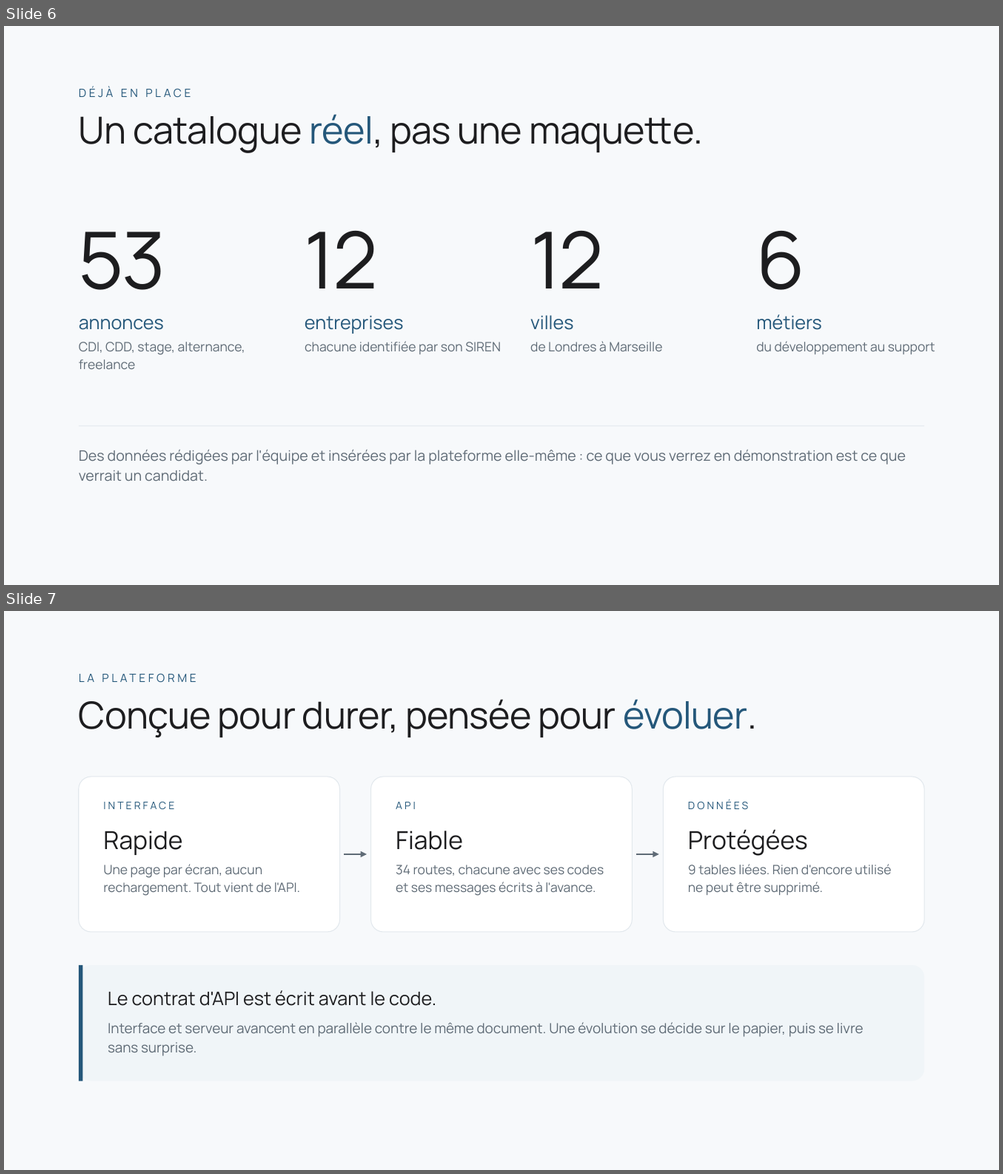
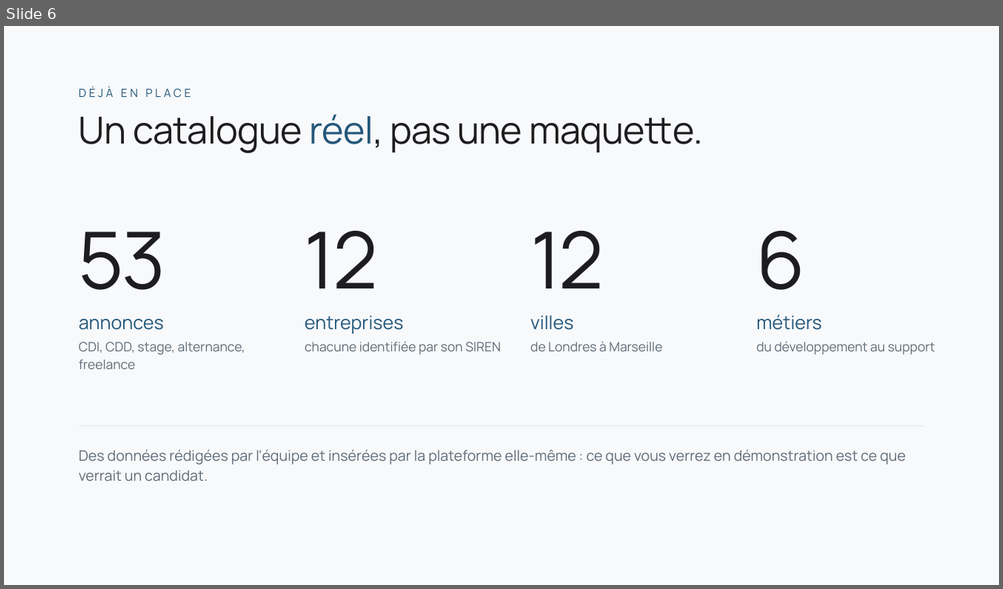
Before and after one commit to Yohan-AVRONSART/Projets, a slide deck: docs/YIA_Jobs_soutenance.pptx. Shown one above the other, each under a label of ours: slides 6 and 7 before the commit, slide 6 after it. The pictures are 1003x1174 and 1003x589 pixels, drawn with LibreOffice and Linux fonts; fonts in the diff are those of the drawing. Boxes give left, top, right and bottom in pixels: in the first picture for what was removed or moved away, otherwise in the second. Text is boxed around its words. In the diff, an @@ line names an element or a change of style, - is before the commit and + after.

Commit message:
Support de soutenance : stack, architecture, données, organisation, méthode, difficultés

```diff
--- a/docs/YIA_Jobs_soutenance.pptx
+++ b/docs/YIA_Jobs_soutenance.pptx
@@ slide 7 removed at (4, 611, 999, 1170), background #F7F9FB @@
@@ text removed at (79, 669, 924, 699) @@
-LA PLATEFORME
@@ text removed at (79, 699, 757, 738) @@
-Conçue pour durer, pensée pour évoluer.
@@ rounded rectangle removed at (79, 777, 340, 932) @@
@@ rounded rectangle removed at (371, 777, 632, 932) @@
@@ rounded rectangle removed at (663, 777, 924, 932) @@
@@ text removed at (103, 801, 174, 809) @@
-INTERFACE
@@ text removed at (395, 802, 415, 809) @@
-API
@@ text removed at (688, 800, 748, 809) @@
-DONNÉES
@@ text removed at (103, 831, 182, 855) @@
-Rapide
@@ text removed at (395, 831, 463, 850) @@
-Fiable
@@ text removed at (688, 829, 808, 856) @@
-Protégées
@@ arrow removed from (344, 854) to (367, 854) @@
@@ arrow removed from (636, 854) to (659, 854) @@
@@ text removed at (103, 864, 300, 896) @@
-Une page par écran, aucun rechargement. Tout vient de l'API.
@@ text removed at (395, 865, 604, 896) @@
-34 routes, chacune avec ses codes et ses messages écrits à l'avance.
@@ text removed at (688, 864, 891, 895) @@
-9 tables liées. Rien d'encore utilisé ne peut être supprimé.
@@ rounded rectangle removed at (79, 965, 924, 1082) @@
@@ rectangle removed at (79, 965, 83, 1082) @@
@@ text removed at (108, 991, 436, 1006) @@
-Le contrat d'API est écrit avant le code.
@@ text removed at (108, 1022, 863, 1056) @@
-Interface et serveur avancent en parallèle contre le même document. Une évolution se décide sur le papier, puis se livre sans surprise.
```
Also in this commit, not shown: 6 slides added, 1 other slide removed, 1 other file.
